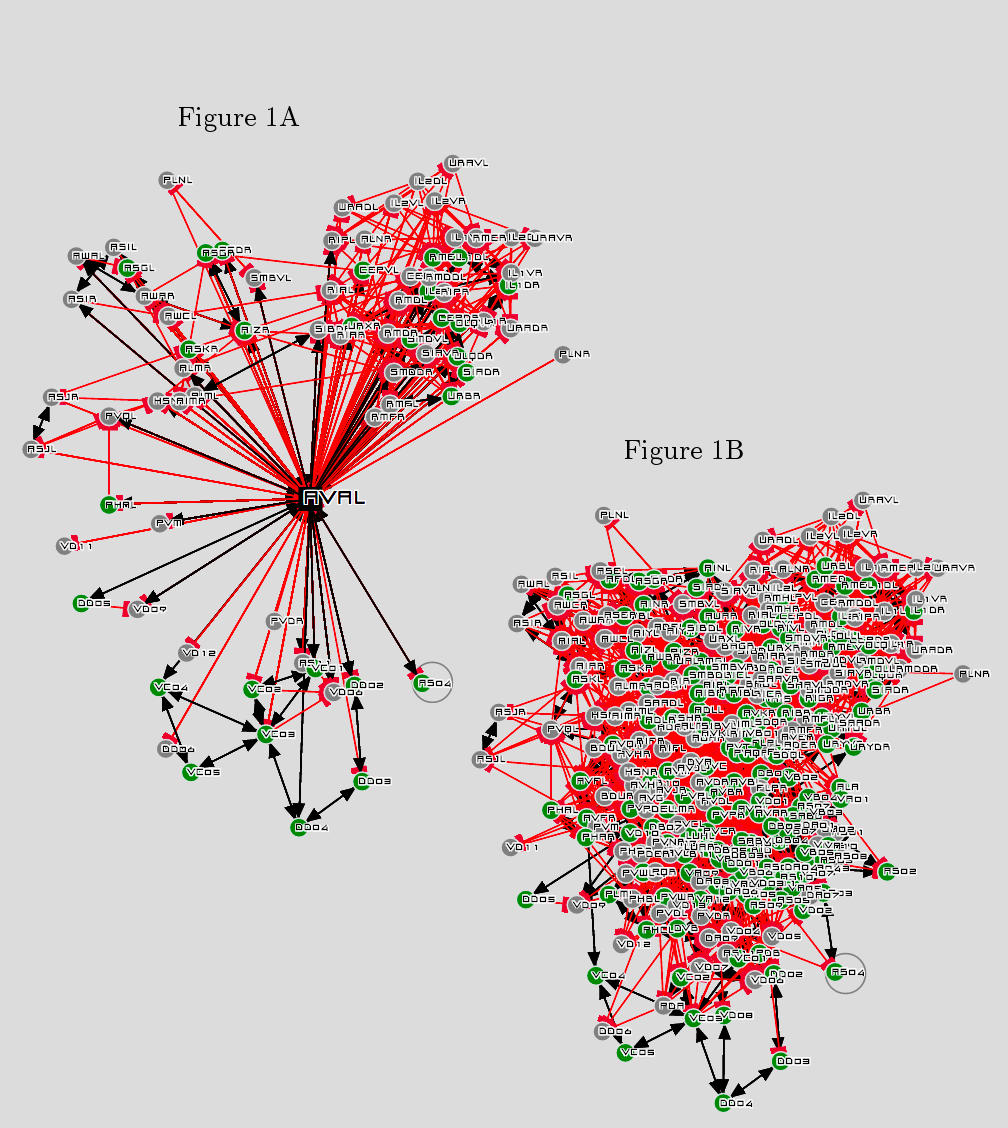
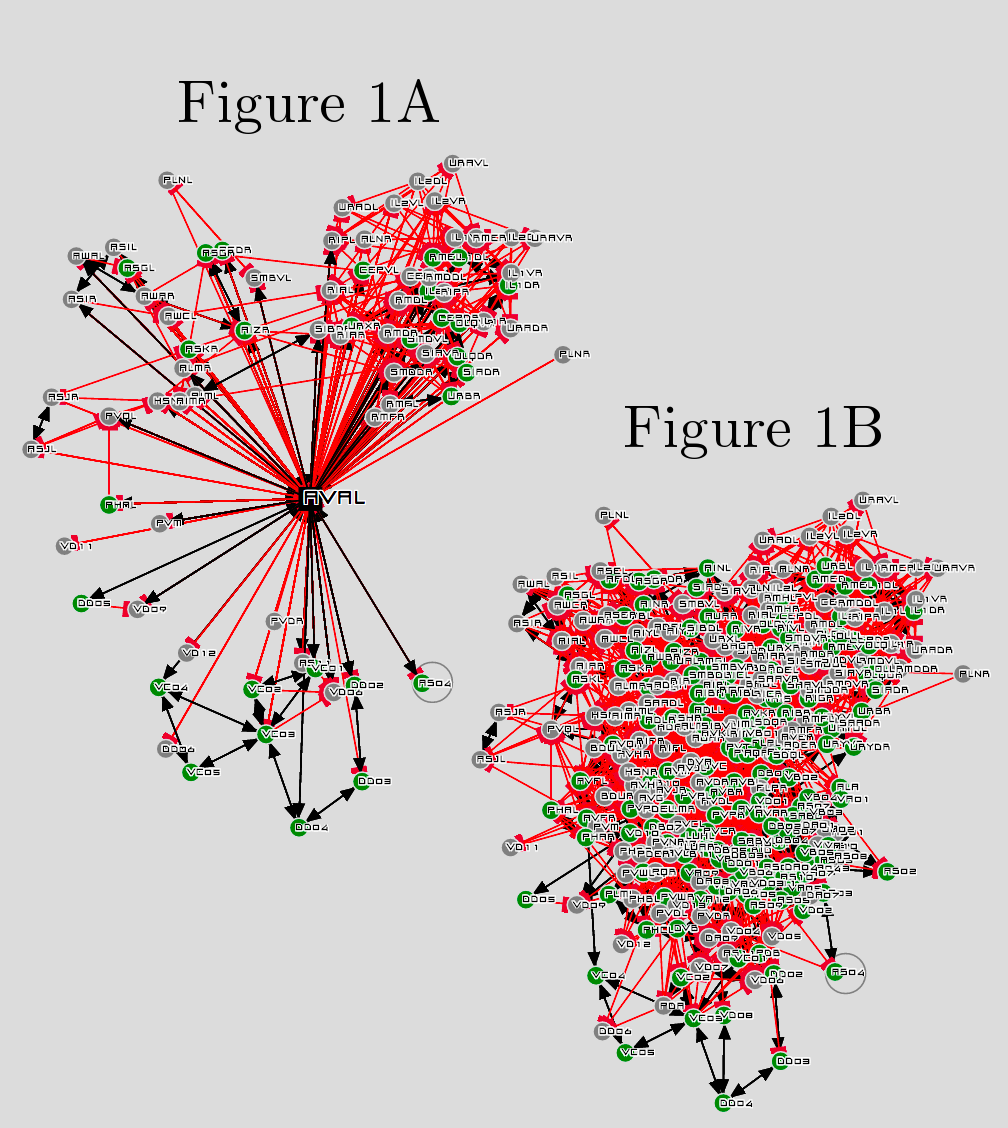
Two versions of the same layered image (w=1008, h=1128). Layer-by-layer changes:
painted on "Figure 1B" over [625, 406, 881, 465]
painted on "Figure 1A" over [179, 79, 440, 134]
